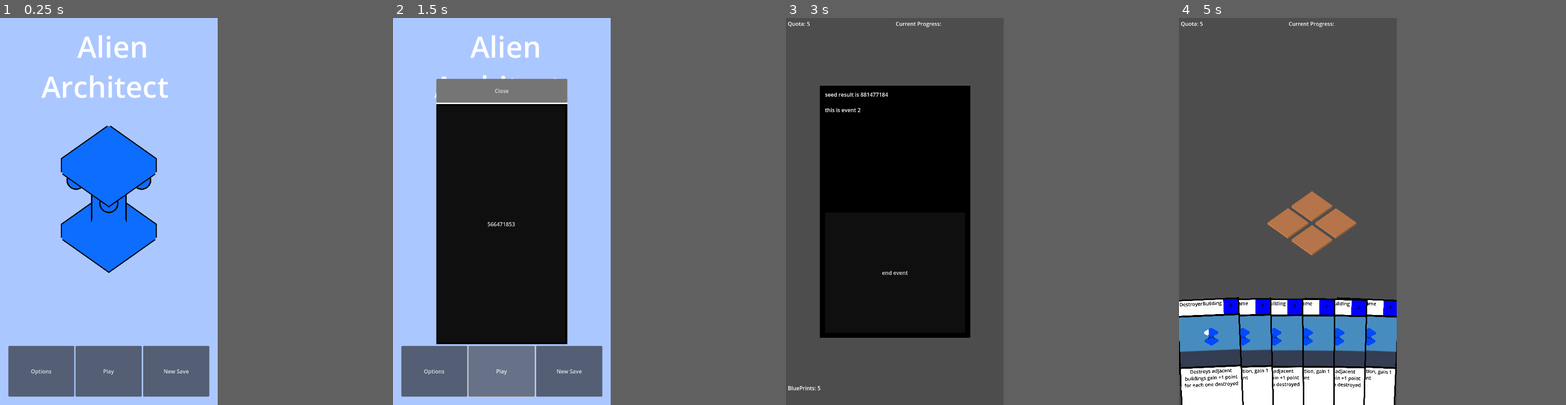
Above: before the commit, frames 1-4 (left to right).
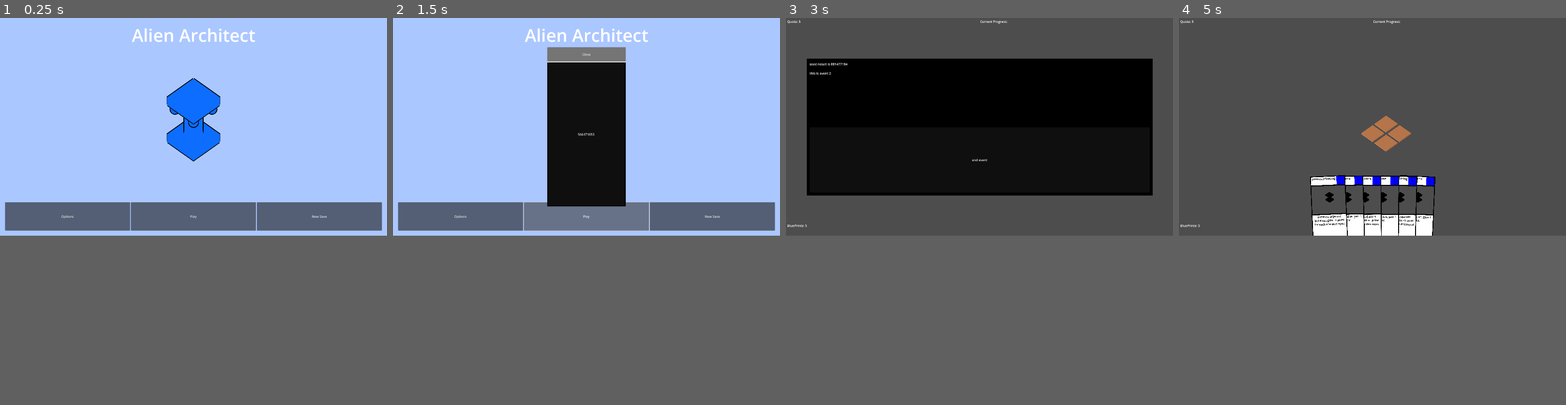
Above: after the commit, the same moments.

Repository: MannyFluss/AlienArchitect
Game: Godot game, scene res://Scenes/MainMenu/MainMenu.tscn
The game is run twice, just before and just after one commit, with the same random seed, the same clock (stepped at 60 frames per second) and the same inputs. The engine's default icon, where the game draws it, is replaced by a stand-in: a white triangle on a blue panel in a dark square.
Inputs (mouse positions are in pixels of both pictures, inside the frame that each line leads up to):
- Up to frame 1 (0.25 s): no input
- Up to frame 2 (1.5 s): click "New Save" at 0.5 s; click "Play" at 1.25 s
- Up to frame 3 (3 s): click "Play" at 2 s; click "566471853" at 2.75 s
- Up to frame 4 (5 s): click "end event" at 3.5 s; tap Enter (submit_console) at 4.25 s; move the mouse to (1333, 192) at 4.27 s; press the mouse at (1333, 192) at 4.28 s
In our replay, the window is 450x800 before the commit and 800x450 after it. These sizes can differ from the game's own. Grey fills any space a smaller window leaves; there, only what the larger window draws over its background counts as a difference.

The runs differ from the first frame. In frame 1, 22% of the frame differs, in the area x 1-99%, y 2-98%; in frame 2, 40%, in the area x 0-99%, y 2-100%; in frame 3, 35%; in frame 4, 20%.

Commit message:
added backgrounds

Diff:
--- a/Prefabs/AbstractBuilding/AbstractBuilding.gd
+++ b/Prefabs/AbstractBuilding/AbstractBuilding.gd
@@ -16,7 +16,6 @@
 func getNeighboringBuilding(target : Vector2)->Building:
 	var myBoard:Board = getMyBoard()
 	if myBoard:
-		pass
 		var myTile : Tile = getMyTile()
 		if myTile == null:
 			push_warning("building has no tile")
--- a/Prefabs/Card/Card.gd
+++ b/Prefabs/Card/Card.gd
@@ -7,7 +7,7 @@
 	CURRENTLY_SELECTED,
 	DELETING,
 	IN_DECK,
-	IN_SHOP,
+	IN_SHOP
 }
 @export
 var myStatus : cardStatus = cardStatus.UNKNOWN
--- a/Prefabs/Card/Card.tscn
+++ b/Prefabs/Card/Card.tscn
@@ -1,8 +1,9 @@
-[gd_scene load_steps=10 format=3 uid="uid://b5yxhsujeibu3"]
+[gd_scene load_steps=23 format=3 uid="uid://b5yxhsujeibu3"]
 
 [ext_resource type="Script" path="res://Prefabs/Card/Card.gd" id="1_20rij"]
 [ext_resource type="PackedScene" uid="uid://bn5a5cek0cgqp" path="res://Prefabs/Buildings/DefaultBuilding/DefaultBuilding.tscn" id="2_qxxl1"]
 [ext_resource type="Theme" uid="uid://bkq2pnxp0ut4o" path="res://Prefabs/Card/CardTheme.tres" id="3_5dngo"]
+[ext_resource type="Shader" path="res://Prefabs/Environments/WorldEnvironment.gdshader" id="4_jt8k8"]
 [ext_resource type="Texture2D" uid="uid://c3ni86xvc1n1p" path="res://icon.svg" id="4_yuo5t"]
 [ext_resource type="PackedScene" uid="uid://cwoive5hk3m53" path="res://components/CardModules/CardAnimation/CardAnimation.tscn" id="5_0deh8"]
 [ext_resource type="PackedScene" uid="uid://m3r62w21tmo8" path="res://components/CardModules/DrawAudio/DrawAudio.tscn" id="6_f56lc"]
@@ -15,6 +16,63 @@
 
 [sub_resource type="ViewportTexture" id="ViewportTexture_6k4ni"]
 viewport_path = NodePath("cardArtRendering")
+
+[sub_resource type="FastNoiseLite" id="FastNoiseLite_wo3ig"]
+
+[sub_resource type="NoiseTexture2D" id="NoiseTexture2D_g1xrq"]
+noise = SubResource("FastNoiseLite_wo3ig")
+
+[sub_resource type="NoiseTexture2D" id="NoiseTexture2D_oqweu"]
+
+[sub_resource type="NoiseTexture2D" id="NoiseTexture2D_mjv15"]
+
+[sub_resource type="NoiseTexture2D" id="NoiseTexture2D_5qtn1"]
+
+[sub_resource type="FastNoiseLite" id="FastNoiseLite_unx3l"]
+
+[sub_resource type="NoiseTexture2D" id="NoiseTexture2D_jkutb"]
+noise = SubResource("FastNoiseLite_unx3l")
+
+[sub_resource type="NoiseTexture2D" id="NoiseTexture2D_lrbso"]
+width = 1
+height = 1
+
+[sub_resource type="ShaderMaterial" id="ShaderMaterial_slwat"]
+shader = ExtResource("4_jt8k8")
+shader_parameter/clouds_samples = 8
+shader_parameter/shadow_sample = 4
+shader_parameter/clouds_density = 0.0
+shader_parameter/clouds_scale = 0.5
+shader_parameter/clouds_smoothness = 0.01
+shader_parameter/clouds_light_color = Color(1, 1, 1, 1)
+shader_parameter/clouds_shadow_intensity = 0.2
+shader_parameter/cloud_shape_sampler = SubResource("NoiseTexture2D_5qtn1")
+shader_parameter/cloud_noise_sampler = SubResource("NoiseTexture2D_mjv15")
+shader_parameter/cloud_curves = SubResource("NoiseTexture2D_oqweu")
+shader_parameter/high_clouds_density = 0.0
+shader_parameter/high_clouds_sampler = SubResource("NoiseTexture2D_jkutb")
+shader_parameter/top_color = Color(0, 1, 1, 1)
+shader_parameter/bottom_color = Color(0.568627, 0.545098, 0.827451, 1)
+shader_parameter/sun_scatter = Color(0.454902, 0.745098, 0.278431, 1)
+shader_parameter/astro_tint = Color(0.592157, 0, 0, 1)
+shader_parameter/astro_scale = 10.0
+shader_parameter/astro_intensity = 1.1
+shader_parameter/astro_sampler = SubResource("NoiseTexture2D_g1xrq")
+shader_parameter/stars_intensity = 5.0
+shader_parameter/shooting_stars_intensity = 0.0
+shader_parameter/shooting_star_tint = Color(1, 1, 1, 1)
+shader_parameter/shooting_star_sampler = SubResource("NoiseTexture2D_lrbso")
+
+[sub_resource type="Sky" id="Sky_o4t40"]
+sky_material = SubResource("ShaderMaterial_slwat")
+
+[sub_resource type="Environment" id="Environment_vvpep"]
+background_mode = 2
+sky = SubResource("Sky_o4t40")
+sky_rotation = Vector3(0.671952, -1.02276, -0.846485)
+
+[sub_resource type="World3D" id="World3D_tbh5c"]
+environment = SubResource("Environment_vvpep")
 
 [node name="Card" type="Area3D" node_paths=PackedStringArray("myArtCamera", "my3DSprite", "moduleContainer")]
 script = ExtResource("1_20rij")
@@ -206,6 +264,7 @@
 transform = Transform3D(1, 0, 0, 0, 0.835107, 0.550087, 0, -0.550087, 0.835107, 0, 9.33272, 10.8202)
 
 [node name="cardArtRendering" type="SubViewport" parent="."]
+world_3d = SubResource("World3D_tbh5c")
 
 [node name="CardArtScene" type="Node3D" parent="cardArtRendering"]
 transform = Transform3D(1, 0, 0, 0, 1, 0, 0, 0, 1, 40, 0, 0)
@@ -219,6 +278,7 @@
 
 [node name="Sprite3D" type="Sprite3D" parent="cardArtRendering/CardArtScene"]
 transform = Transform3D(14.8068, 0, 0, 0, 11.5689, 9.24127, 0, -9.24127, 11.5689, 0, 0.616852, -7.04991)
+visible = false
 texture = ExtResource("4_yuo5t")
 
 [node name="ModelMarker" type="Marker3D" parent="cardArtRendering/CardArtScene"]
@@ -230,6 +290,7 @@
 
 [node name="DirectionalLight3D" type="DirectionalLight3D" parent="cardArtRendering/CardArtScene"]
 transform = Transform3D(0.252754, 0.925436, -0.282283, -0.275389, 0.3485, 0.89594, 0.927511, -0.148714, 0.34294, -0.361168, 3.37347, 1.41314)
+visible = false
 
 [node name="Modules" type="Node3D" parent="."]
 
--- a/Prefabs/CardPurchasePack/CardPurchasePack.gd
+++ b/Prefabs/CardPurchasePack/CardPurchasePack.gd
@@ -1,2 +1,66 @@
 extends Node3D
 class_name CardPurchasePack
+
+enum purchaseState{
+	ACTIVE,
+	DESTROYING,
+}
+
+var myState : purchaseState = purchaseState.ACTIVE
+
+@export
+var myResource : CardPurchaseResource
+
+var currentlyHighlighted : bool = false
+
+var myShopScene : ShopScene
+
+var chosenCard : Card
+
+static var cardPurchase : PackedScene = preload("res://Prefabs/CardPurchasePack/CardPurchasePack.tscn")
+#create resource for cardPurchasePack
+func _ready() -> void:
+	#make card utility generate a random card
+	chosenCard = CardUtility.generateCard(CardUtility.buildingThing) as Card
+	$CardContainer.add_child(chosenCard)
+	chosenCard.myStatus = 5
+	chosenCard.connect("mouse_entered",onHover)
+	chosenCard.connect("mouse_exited",onExit)
+#on card clicked, if highlighted
+
+func registerShopScene(shopScene : ShopScene)->void:
+	myShopScene = shopScene
+
+func onHover()->void:
+	currentlyHighlighted=true
+	pass
+
+func onExit()->void:
+	currentlyHighlighted=false
+	pass
+
+func _on_input_component_input_released(location: Vector2, timeHeld: float) -> void:
+	if currentlyHighlighted and myState == purchaseState.ACTIVE:
+		if myResource.cost <= myShopScene.myCurrentSave.myGameStateResource.currencyCount:
+			purchaseCard()
+
+func purchaseCard()->void:
+
+
+	myState = purchaseState.DESTROYING
+	chosenCard.myStatus = 0
+	var tween : Tween = get_tree().create_tween()
+	tween.set_parallel()
+	tween.tween_property($CardContainer,"scale",Vector3(0.001,.001,.001),.3).set_ease(Tween.EASE_IN).set_trans(Tween.TRANS_EXPO)
+	tween.tween_property(self,"scale",Vector3(0.001,.001,.001),.35).set_ease(Tween.EASE_IN).set_trans(Tween.TRANS_EXPO)
+
+	await tween.finished
+
+	myShopScene.myDeck.addCardToDeck(chosenCard)
+
+	queue_free()
+
+
+static func createRandomCardPack()->CardPurchasePack:
+	var toReturn : CardPurchasePack = cardPurchase.instantiate() as CardPurchasePack
+	return toReturn
--- a/Prefabs/CardPurchasePack/CardPurchasePack.tscn
+++ b/Prefabs/CardPurchasePack/CardPurchasePack.tscn
@@ -1,7 +1,13 @@
-[gd_scene load_steps=7 format=3 uid="uid://cjijj2rejlw1m"]
+[gd_scene load_steps=9 format=3 uid="uid://cjijj2rejlw1m"]
 
 [ext_resource type="Script" path="res://Prefabs/CardPurchasePack/CardPurchasePack.gd" id="1_ct455"]
-[ext_resource type="PackedScene" uid="uid://b5yxhsujeibu3" path="res://Prefabs/Card/Card.tscn" id="2_736e1"]
+[ext_resource type="PackedScene" uid="uid://cpkfhoxxqggns" path="res://components/InputComponent/InputComponent.tscn" id="2_isr5m"]
+[ext_resource type="Script" path="res://Prefabs/CardPurchasePack/CardPurchaseResource.gd" id="2_syjoh"]
+
+[sub_resource type="Resource" id="Resource_k2s2q"]
+script = ExtResource("2_syjoh")
+cost = 1
+cardModules = Array[Resource("res://Scripts/CardModuleResource.gd")]([])
 
 [sub_resource type="Gradient" id="Gradient_h1s0n"]
 colors = PackedColorArray(0, 0, 0, 1, 0.0340909, 0.0340909, 0.0340909, 1)
@@ -21,9 +27,7 @@
 
 [node name="CardPurchasePack" type="Node3D"]
 script = ExtResource("1_ct455")
-
-[node name="Card" parent="." instance=ExtResource("2_736e1")]
-myStatus = 5
+myResource = SubResource("Resource_k2s2q")
 
 [node name="BackBoard" type="Sprite3D" parent="."]
 transform = Transform3D(1, 0, 0, 0, 1, 0, 0, 0, 1, 0, -2.49628, -0.784461)
@@ -32,3 +36,12 @@
 [node name="MeshInstance3D" type="MeshInstance3D" parent="."]
 transform = Transform3D(1, 0, 0, 0, 1, 0, 0, 0, 1, 0, -8.05459, 0.186616)
 mesh = SubResource("TextMesh_1samb")
+
+[node name="CardContainer" type="Node3D" parent="."]
+
+[node name="Card" parent="CardContainer" instance_placeholder="res://Prefabs/Card/Card.tscn"]
+myStatus = 5
+
+[node name="InputComponent" parent="." instance=ExtResource("2_isr5m")]
+
+[connection signal="InputReleased" from="InputComponent" to="." method="_on_input_component_input_released"]
--- /dev/null
+++ b/Prefabs/CardPurchasePack/CardPurchaseResource.gd
@@ -0,0 +1,8 @@
+extends Resource
+class_name CardPurchaseResource
+
+@export
+var cost : int = 1
+
+@export
+var cardModules : Array[CardModuleResource]
--- a/Prefabs/Deck/Deck.gd
+++ b/Prefabs/Deck/Deck.gd
@@ -13,16 +13,9 @@
 #make a resource/json for large amounts of cards to save
 func _enter_tree() -> void:
 	add_to_group("Decks")
+	GlobalEventBus.connect("printDeck",printCards)
 
 func _ready() -> void:
-	#addCardToDeck(generateCard(destroyBuilding))
-	#addCardToDeck(generateCard(destroyBuilding))
-	#addCardToDeck(generateCard(debugBuilding))
-	#addCardToDeck(generateCard(debugBuilding))
-	#addCardToDeck(generateCard(debugBuilding))
-	#addCardToDeck(generateCard(debugBuilding))
-	#
-	#SaveSystem.writeSave(createSaveResource(),"pee")
 	pass
 
 
@@ -70,6 +63,7 @@
 		if child is Card:
 			cardResourceArray.append(CardSaveResource.registerCard(child))
 	return cardResourceArray
+
 func saveDeck(saveName:String)->void:
 	SaveSystem.writeSave(createSaveResource(),saveName)
 
@@ -98,7 +92,11 @@
 	return $Cards.get_child_count()==0
 
 func addCardToDeck(toAdd : Card)->void:
-	$Cards.add_child(toAdd)
+
+	if toAdd.is_inside_tree()==false:
+		$Cards.add_child(toAdd)
+	else:
+		toAdd.reparent($Cards)
 
 func printCards()->void:
 	print($Cards.get_children())
--- a/Scenes/MainMenu/MainMenu.tscn
+++ b/Scenes/MainMenu/MainMenu.tscn
@@ -113,7 +113,7 @@
 [node name="BackGround" type="Node" parent="."]
 
 [node name="SubViewport" type="SubViewport" parent="BackGround"]
-size = Vector2i(648, 1152)
+size = Vector2i(1920, 1080)
 
 [node name="Node3D" type="Node3D" parent="BackGround/SubViewport"]
 transform = Transform3D(1, 0, 0, 0, 1, 0, 0, 0, 1, 0, 1.09456, 0)
--- a/Scenes/ShopScene/ShopScene.gd
+++ b/Scenes/ShopScene/ShopScene.gd
@@ -21,17 +21,21 @@
 	myDeck.createDeckFromSaveResource(_save)
 	#myBoard.regenerateModules(_save.myBoardModules)
 
-
-func _ready() -> void:
+func _enter_tree() -> void:
+	super._enter_tree()
 	setGraphics()
 	interpretSave(myCurrentSave)
 	setTags()
+	setCards()
+
+
+
+func _ready() -> void:
 	GlobalEventBus.connect("TagPurchased",onTagPurchased)
 
 
 func _on_button_2_pressed() -> void:
 	myDeck.addCardToDeck(myDeck.generateCard(myDeck.debugBuilding))
-	pass # Replace with function body.
 
 
 func _on_re_roll_pressed() -> void:
@@ -68,10 +72,17 @@
 	else:
 		return null
 
-func refreshTags()->void:
-	#%TagContainer.
+#card option count
+func setCards()->void:
 
-	pass
+	var cardParent : Node3D = $CardOptions/Hbox3D
+
+
+	for i in range(3):
+		var newGuy : CardPurchasePack = CardPurchasePack.createRandomCardPack()
+		newGuy.registerShopScene(self)
+
+		cardParent.add_child(newGuy)
 
 
 
--- a/Scenes/ShopScene/ShopScene.tscn
+++ b/Scenes/ShopScene/ShopScene.tscn
@@ -1,10 +1,9 @@
-[gd_scene load_steps=9 format=3 uid="uid://b7xx8uruq3hu1"]
+[gd_scene load_steps=8 format=3 uid="uid://b7xx8uruq3hu1"]
 
 [ext_resource type="Script" path="res://Scenes/ShopScene/ShopScene.gd" id="1_ss3b6"]
 [ext_resource type="PackedScene" uid="uid://n8elk0lcudtf" path="res://Prefabs/Deck/Deck.tscn" id="2_1bfir"]
 [ext_resource type="PackedScene" uid="uid://bqmmvuexkrbkr" path="res://Prefabs/Board/Board.tscn" id="3_m8jmp"]
 [ext_resource type="Texture2D" uid="uid://c3ni86xvc1n1p" path="res://icon.svg" id="3_u6e3p"]
-[ext_resource type="PackedScene" uid="uid://cjijj2rejlw1m" path="res://Prefabs/CardPurchasePack/CardPurchasePack.tscn" id="3_v8sm7"]
 [ext_resource type="Script" path="res://Scenes/ShopScene/HandleUpgrades.gd" id="4_4nj8i"]
 [ext_resource type="PackedScene" uid="uid://be7br7hav765e" path="res://Prefabs/Tags/Tag.tscn" id="4_gqju6"]
 [ext_resource type="Script" path="res://components/3DHbox/3DHbox.gd" id="7_eju46"]
@@ -22,15 +21,6 @@
 spacing = Vector3(8.145, 0, 0.01)
 center_align = true
 rotation_angle = 0.0
-
-[node name="CardPurchasePack" parent="CardOptions/Hbox3D" instance=ExtResource("3_v8sm7")]
-transform = Transform3D(1, 0, 0, 0, 1, 0, 0, 0, 1, -8.145, 0, -0.01)
-
-[node name="CardPurchasePack2" parent="CardOptions/Hbox3D" instance=ExtResource("3_v8sm7")]
-transform = Transform3D(1, 0, 0, 0, 1, 0, 0, 0, 1, 1.4013e-45, 0, 1.4013e-45)
-
-[node name="CardPurchasePack3" parent="CardOptions/Hbox3D" instance=ExtResource("3_v8sm7")]
-transform = Transform3D(1, 0, 0, 0, 1, 0, 0, 0, 1, 8.145, 0, 0.01)
 
 [node name="Camera3D" type="Camera3D" parent="."]
 
--- a/Scenes/StarterScenes/SaveScene.tscn
+++ b/Scenes/StarterScenes/SaveScene.tscn
@@ -26,3 +26,4 @@
 [editable path="PlayerController"]
 [editable path="PlayerController/PlayerHand"]
 [editable path="Deck"]
+[editable path="WorldEnvironment"]
--- a/Scripts/AutoLoads/CardUtility/CardUtility.gd
+++ b/Scripts/AutoLoads/CardUtility/CardUtility.gd
@@ -1,8 +1,9 @@
 extends Node
 
 
-var baseCard : PackedScene= preload("res://Prefabs/Card/Card.tscn")
+var baseCard : PackedScene = preload("res://Prefabs/Card/Card.tscn")
 
+var buildingThing : PackedScene = preload("res://Prefabs/Buildings/DefaultBuilding/DefaultBuilding.tscn")
 #note card will be an orphan
 #add modules to cards based off buildingScene possible.
 #
--- a/Scripts/AutoLoads/CommandLine/CommandLine.gd
+++ b/Scripts/AutoLoads/CommandLine/CommandLine.gd
@@ -83,9 +83,15 @@
 			forceEmitSignal(parsedCommands)
 		"skip":
 			skipLevel(parsedCommands)
+		"printDeck":
+			printDeck(parsedCommands)
 		_:
 			outputMessage(commandName +" command is not implemented yet")
 
+
+
+func printDeck(parsedCommands:Array)->void:
+	GlobalEventBus.emit_signal("printDeck")
 
 
 func skipLevel(parsedCommands:Array)->void:
--- a/Scripts/AutoLoads/GlobalEventBus/GlobalEventBus.gd
+++ b/Scripts/AutoLoads/GlobalEventBus/GlobalEventBus.gd
@@ -10,3 +10,5 @@
 signal eventFinished
 
 signal TagPurchased(tag : TagPurchase)
+
+signal printDeck
--- a/components/CardModules/AdjacentPlaceMentPreview/AdjacentPlacementPreview.gd
+++ b/components/CardModules/AdjacentPlaceMentPreview/AdjacentPlacementPreview.gd
@@ -43,12 +43,12 @@
 	get_tree().current_scene.add_child(modelDuplicate)
 	modelDuplicate.global_position = tile.global_position
 	modelDuplicate.scale = Vector3(0.01,0.01,0.01)
-	spawnTween.tween_property(modelDuplicate,"scale",Vector3.ONE,randf_range(.3,.4)).set_trans(Tween.TRANS_ELASTIC).set_ease(Tween.EASE_OUT)
+	spawnTween.tween_property(modelDuplicate,"scale",Vector3.ONE,randf_range(.3,.4)).set_trans(Tween.TRANS_CIRC).set_ease(Tween.EASE_OUT)
 
 	await unhighlight
 
 	var despawnTween : Tween = get_tree().create_tween()
-	despawnTween.tween_property(modelDuplicate,"scale",Vector3(0.01,0.01,0.01),.4).set_trans(Tween.TRANS_ELASTIC).set_ease(Tween.EASE_OUT)
+	despawnTween.tween_property(modelDuplicate,"scale",Vector3(0.01,0.01,0.01),.4).set_trans(Tween.TRANS_CIRC).set_ease(Tween.EASE_OUT)
 
 	await despawnTween.finished
 
--- a/components/CardModules/CardAnimation/CardAnimation.gd
+++ b/components/CardModules/CardAnimation/CardAnimation.gd
@@ -37,9 +37,7 @@
 	var remapTarget : float = remap(distanceToClosestTile,0.1,animationDistanceThreshold+.1 ,0,1)
 	remapTarget = clampf(remapTarget,0.3,1.0)
 	myCard.scale = lerp(myCard.scale,Vector3(remapTarget,remapTarget,1),.1)
-
-	myCard.my3DSprite.modulate.a = lerpf(myCard.my3DSprite.modulate.a,remapTarget,.1)
-
+	myCard.my3DSprite.modulate.a = lerpf(myCard.my3DSprite.modulate.a ,remapTarget -.3 ,.1)
 
 
 func getClosestTile(tiles : Array[Node])->Tile:
--- a/components/CardModules/CardPlaceMentPreview/CardPlacementPreview.gd
+++ b/components/CardModules/CardPlaceMentPreview/CardPlacementPreview.gd
@@ -14,9 +14,6 @@
 		call_thread_safe("previewModel",tile)
 
 
-
-
-
 func onTileUnhighlighted(tile : Tile)->void:
 	if myCard.myStatus == myCard.cardStatus.CURRENTLY_SELECTED:
 		emit_signal("unhighlight")
@@ -31,12 +28,12 @@
 	get_tree().current_scene.add_child(modelDuplicate)
 	modelDuplicate.global_position = tile.global_position
 	modelDuplicate.scale = Vector3(0.01,0.01,0.01)
-	spawnTween.tween_property(modelDuplicate,"scale",Vector3.ONE,.4).set_trans(Tween.TRANS_BOUNCE).set_ease(Tween.EASE_OUT)
+	spawnTween.tween_property(modelDuplicate,"scale",Vector3.ONE,.4).set_trans(Tween.TRANS_CIRC).set_ease(Tween.EASE_OUT)
 
 	await unhighlight
 
 	var despawnTween : Tween = get_tree().create_tween()
-	despawnTween.tween_property(modelDuplicate,"scale",Vector3(0.01,0.01,0.01),.4).set_trans(Tween.TRANS_BOUNCE).set_ease(Tween.EASE_OUT)
+	despawnTween.tween_property(modelDuplicate,"scale",Vector3(0.01,0.01,0.01),.4).set_trans(Tween.TRANS_CIRC).set_ease(Tween.EASE_OUT)
 
 	await despawnTween.finished
 
--- a/project.godot
+++ b/project.godot
@@ -29,8 +29,8 @@
 
 [display]
 
-window/size/viewport_width=648
-window/size/viewport_height=1152
+window/size/viewport_width=1920
+window/size/viewport_height=1080
 window/stretch/mode="viewport"
 
 [input]
